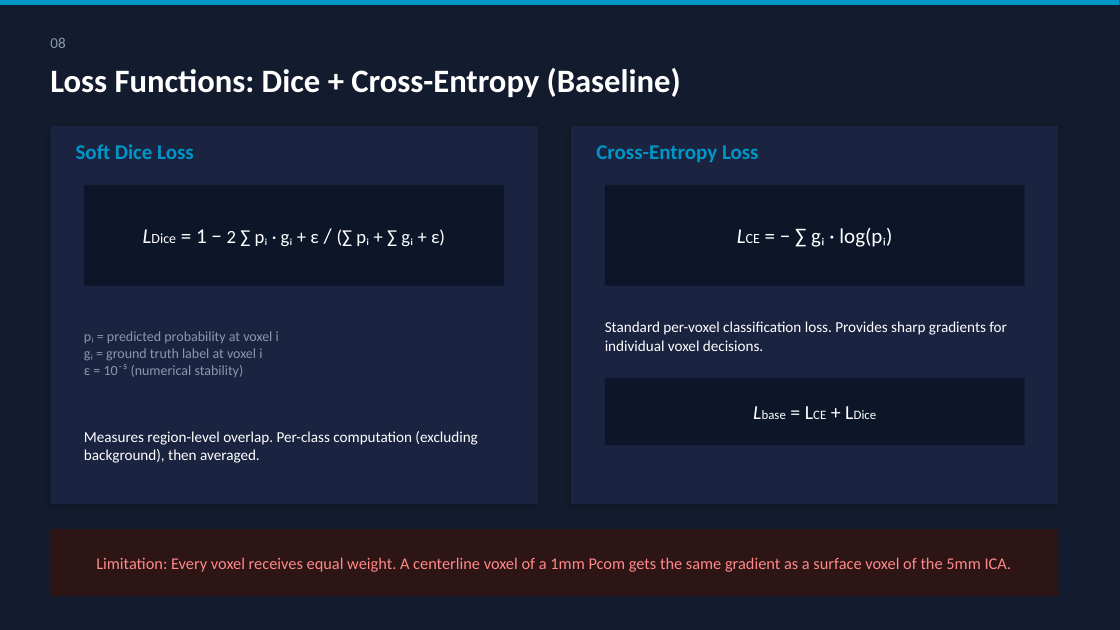
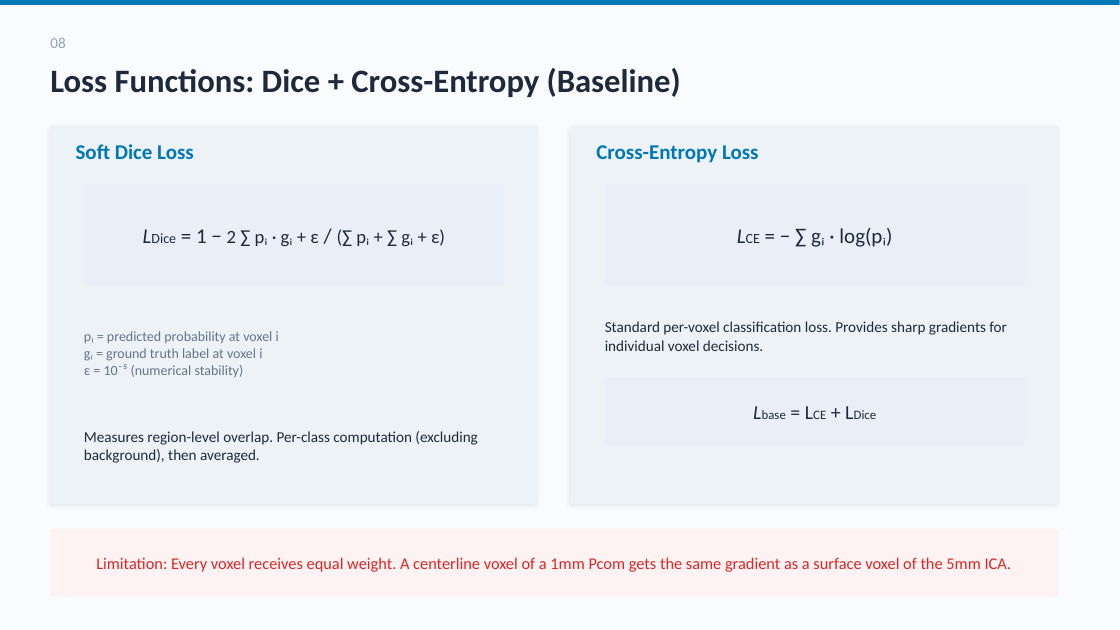
Before and after one commit to SamihAmer/Deep-Learning-for-Computer-Vision, a slide deck: slide 9 of vessel_seg_v2/CTA Seg V2/report/presentation_v2.pptx. Drawn at 1120x630 pixels with LibreOffice and Linux fonts; fonts in the diff are those of the drawing. Boxes give left, top, right and bottom in pixels: in the first picture for what was removed or moved away, otherwise in the second. Text is boxed around its words. In the diff, an @@ line names an element or a change of style, - is before the commit and + after.

```diff
--- a/vessel_seg_v2/CTA Seg V2/report/presentation_v2.pptx
+++ b/vessel_seg_v2/CTA Seg V2/report/presentation_v2.pptx
@@ background #131B2E to #FAFBFD @@
@@ rectangle at (0, 0, 1120, 5): fill #0096C7 to #0077B6 @@
@@ text "08" at (50, 38, 65, 48): text colour #8899AA to #94A3B8 @@
@@ rectangle at (50, 126, 538, 504): fill #1A2340 to #EDF2F7; shadow changed @@
@@ text "Soft Dice Loss" at (76, 144, 194, 159): text colour #0096C7 to #0077B6 @@
@@ rectangle at (571, 126, 1059, 504): fill #1A2340 to #EDF2F7; shadow changed @@
@@ text "Cross-Entropy Loss" at (596, 145, 759, 163): text colour #0096C7 to #0077B6 @@
@@ text "pᵢ = predicted probability at ..." at (84, 331, 279, 377): text colour #8899AA to #64748B @@
@@ fill #0D1629 to #E8EFF8 in 3 elements at (84, 185, 504, 286), (605, 185, 1025, 286), (605, 378, 1025, 445) @@
@@ text colour #FFFFFF to #1E293B in 6 elements at (50, 68, 681, 97), (196, 229, 445, 246), (84, 431, 477, 463), (811, 228, 892, 247), (605, 321, 1007, 351), (622, 382, 1008, 441) @@
@@ rectangle at (50, 529, 1059, 597): fill #2D1515 to #FEF2F2 @@
@@ text "Limitation: Every voxel receives equal ..." at (96, 557, 1012, 572): text colour #FF8888 to #DC2626 @@
```
Also in this commit, not shown: 20 other slides changed, 14 other files.
